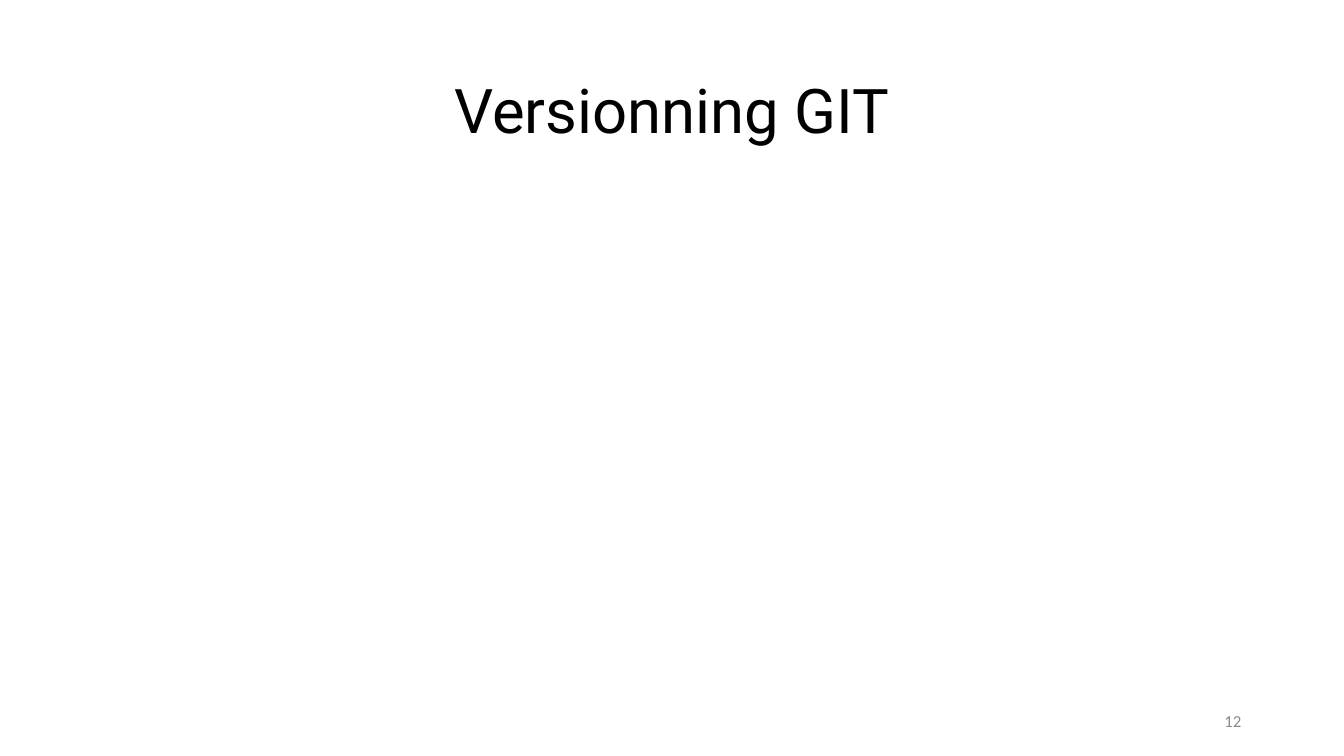
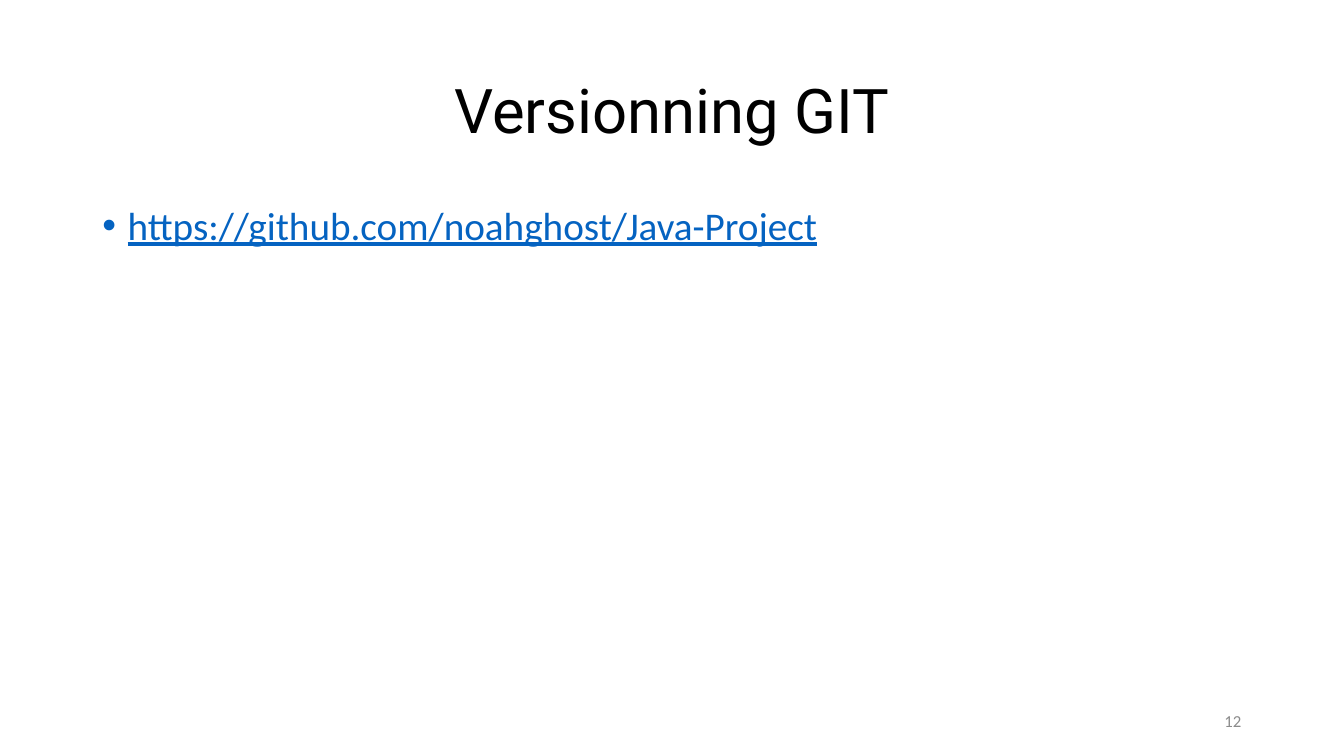
Before and after one commit to jorgeayllon1/Java-Project, a slide deck: slide 12 of ppt_projet_java.pptx. Drawn at 1344x756 pixels with LibreOffice and Linux fonts; fonts in the diff are those of the drawing. Boxes give left, top, right and bottom in pixels: in the first picture for what was removed or moved away, otherwise in the second. Text is boxed around its words. In the diff, an @@ line names an element or a change of style, - is before the commit and + after.

Commit message:
maj pptx

```diff
--- a/ppt_projet_java.pptx
+++ b/ppt_projet_java.pptx
@@ text added at <box>128,212,817,247</box>, 28 pt, text #0563C1, underline @@
+• https://github.com/noahghost/Java-Project
```
Also in this commit, not shown: 1 other slide changed, 1 other file.
